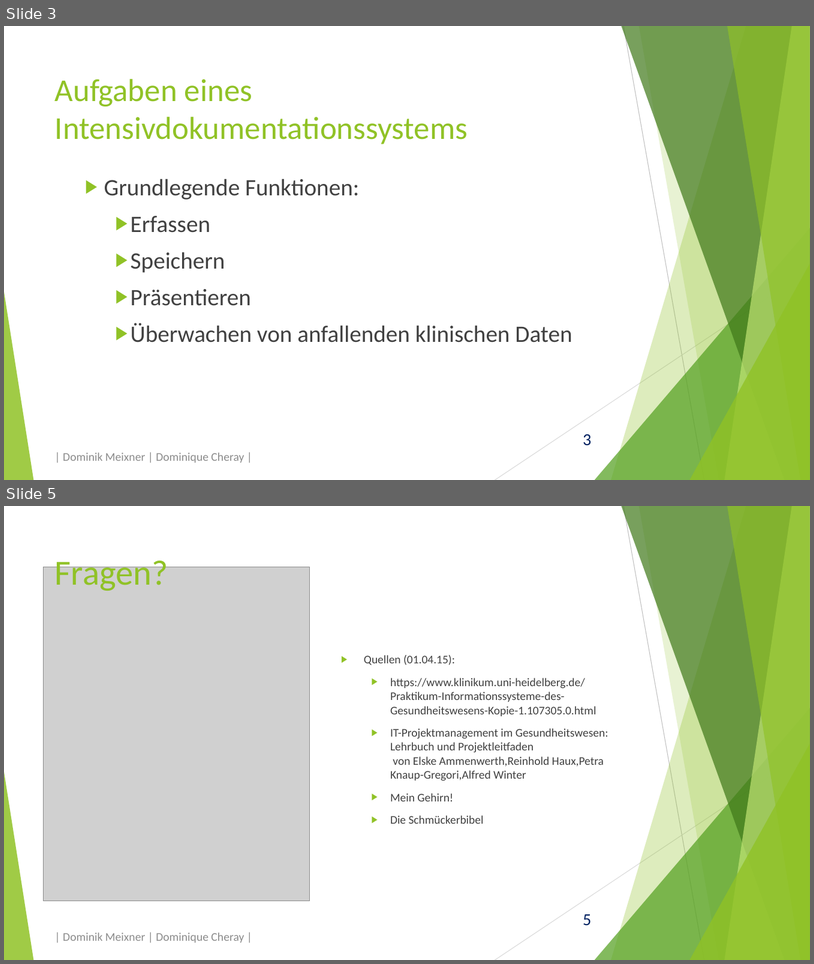
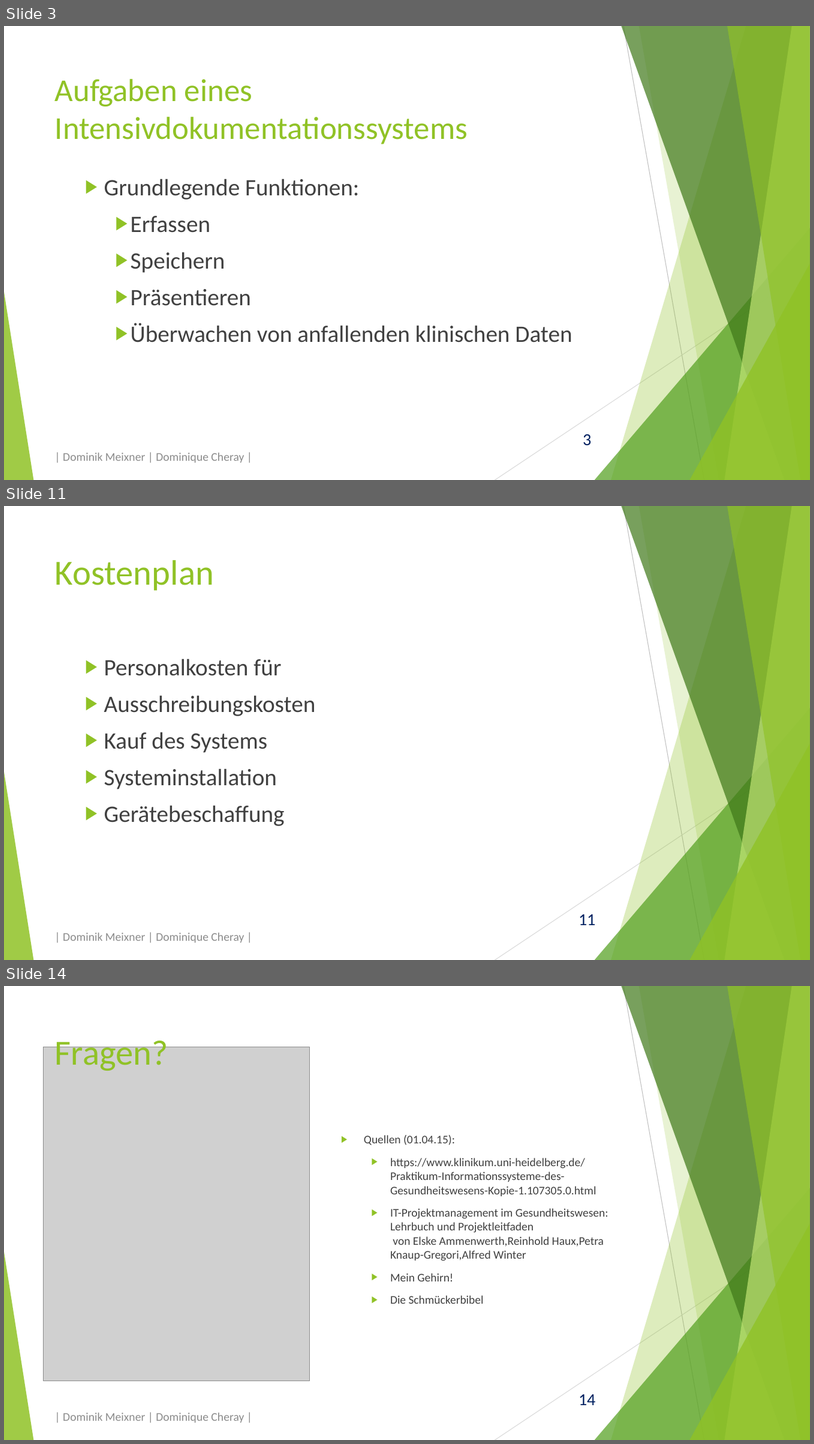
Before and after one commit to domeix/BlaBla, a slide deck: EinfIntensivDokSys/Intensivdokumentationssystem.pptx. Shown one above the other, each under a label of ours: slides 3 and 5 before the commit, slides 3, 11 and 14 after it; the slides between them are not shown. The pictures are 814x964 and 814x1444 pixels, drawn with LibreOffice and Linux fonts; fonts in the diff are those of the drawing; grey boxes stand for pictures. Boxes give left, top, right and bottom in pixels: in the first picture for what was removed or moved away, otherwise in the second. Text is boxed around its words. In the diff, an @@ line names an element or a change of style, - is before the commit and + after.

```diff
--- a/EinfIntensivDokSys/Intensivdokumentationssystem.pptx
+++ b/EinfIntensivDokSys/Intensivdokumentationssystem.pptx
@@ slide 11 added at bbox=[4, 506, 810, 960], background #FFFFFF; not listed: 11 template elements that a slide beside it also shows @@
@@ title added at bbox=[55, 560, 214, 591], 42 pt, text #90C226 @@
+Kostenplan
@@ text added at bbox=[104, 658, 316, 826], 28 pt, text #404040 @@
+  ▶ Personalkosten für
+  ▶ Ausschreibungskosten
+  ▶ Kauf des Systems
+  ▶ Systeminstallation
+  ▶ Gerätebeschaffung
@@ text added at bbox=[63, 932, 244, 942], 14 pt, text #8C8C8C @@
+| Dominik Meixner | Dominique Cheray |
@@ what was slide 5 is now slide 14 @@
@@ page number at bbox=[579, 1394, 596, 1405]: text changed @@
-5
+14
```
Also in this commit, not shown: 2 slides changed, 8 other slides added.
